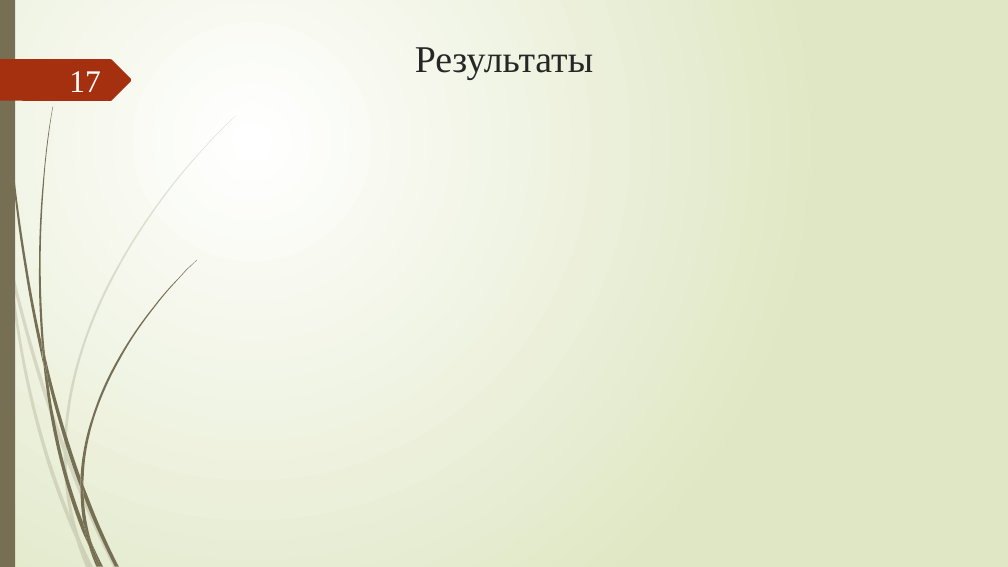
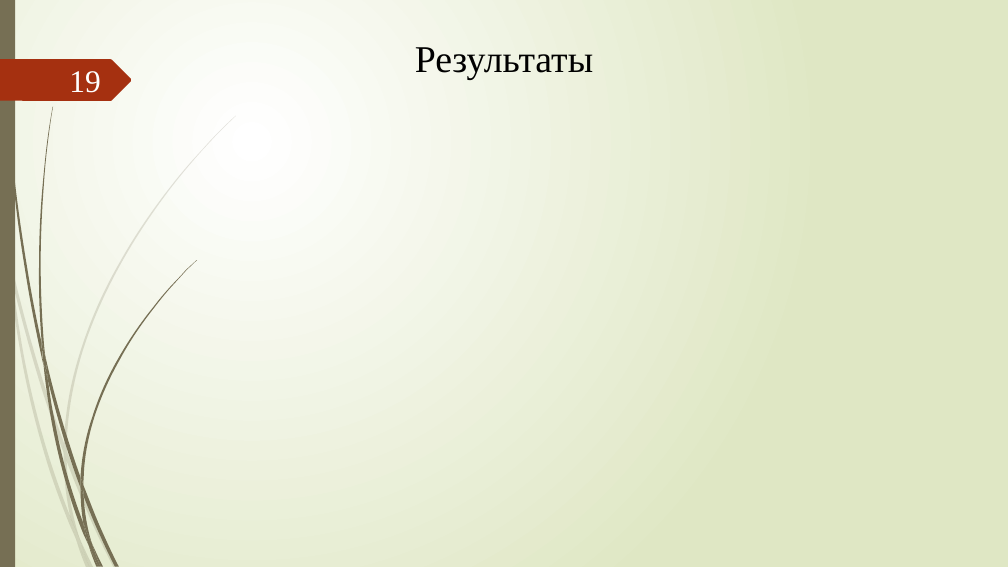
Before and after one commit to xex238/Diploma_2022, a slide deck: slide 19 of docs/Отчёты/ВКР/Новицкий_МПИ-20-4-2_ВКР_Презентация.pptx (slide 17 before the commit). Drawn at 1008x567 pixels with LibreOffice and Linux fonts; fonts in the diff are those of the drawing. Boxes give left, top, right and bottom in pixels: in the first picture for what was removed or moved away, otherwise in the second. Text is boxed around its words. In the diff, an @@ line names an element or a change of style, - is before the commit and + after.

```diff
--- a/docs/Отчёты/ВКР/Новицкий_МПИ-20-4-2_ВКР_Презентация.pptx
+++ b/docs/Отчёты/ВКР/Новицкий_МПИ-20-4-2_ВКР_Презентация.pptx
@@ title "Результаты" at (415,47,593,79): text colour #262626 to #000000 @@
@@ page number at (69,71,100,93): text changed @@
-17
+19
```
Also in this commit, not shown: 9 other slides changed, 3 slides added, 1 slide removed, 6 other files.
